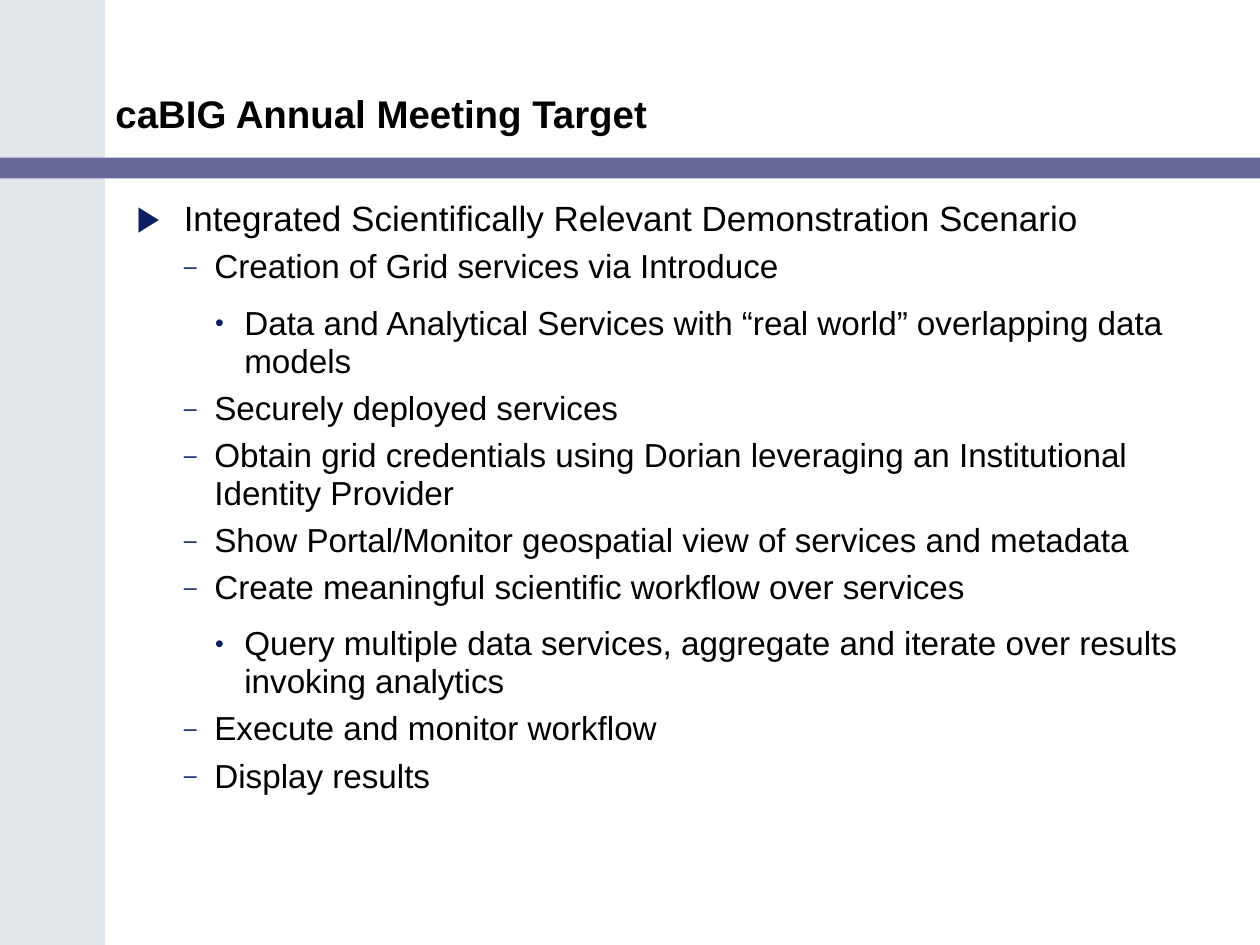
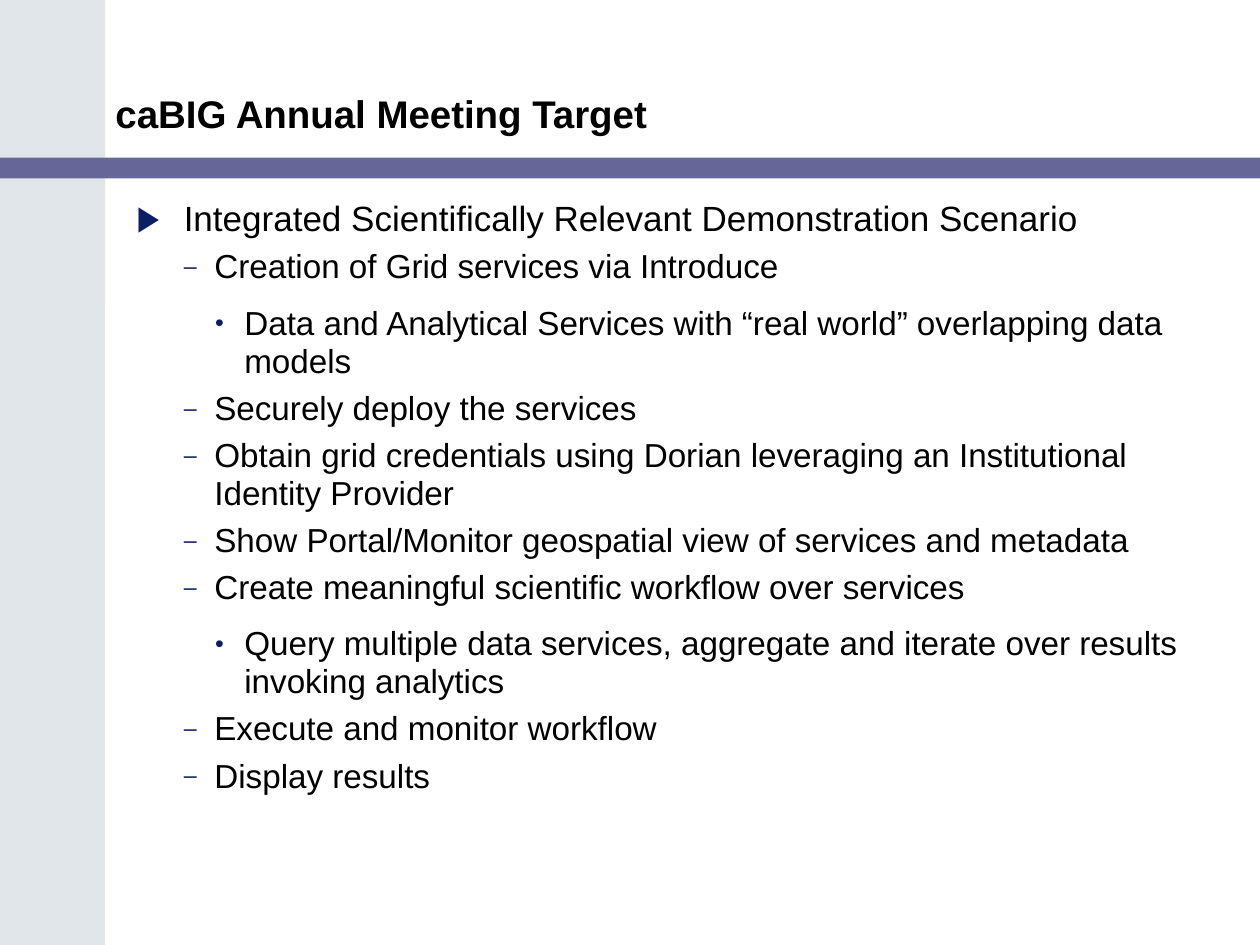
Before and after one commit to NCIP/cagrid-portal, a slide deck: slide 7 of cagrid-1-0/Documentation/presentations/200602_VCDE_ARCH/caGrid_Update_Arch_VCDE_Feb1.ppt. Drawn at 1260x945 pixels with LibreOffice and Linux fonts; fonts in the diff are those of the drawing; background and template pictures are left out. Boxes give left, top, right and bottom in pixels: in the first picture for what was removed or moved away, otherwise in the second. Text is boxed around its words. In the diff, an @@ line names an element or a change of style, - is before the commit and + after.

```diff
--- a/cagrid-1-0/Documentation/presentations/200602_VCDE_ARCH/caGrid_Update_Arch_VCDE_Feb1.ppt
+++ b/cagrid-1-0/Documentation/presentations/200602_VCDE_ARCH/caGrid_Update_Arch_VCDE_Feb1.ppt
@@ text at <box>214,396,637,426</box>: text changed @@
-  – Securely deployed services
+  – Securely deploy the services
```
Also in this commit, not shown: 6 other slides changed, 1 slide added, 1 slide removed.
